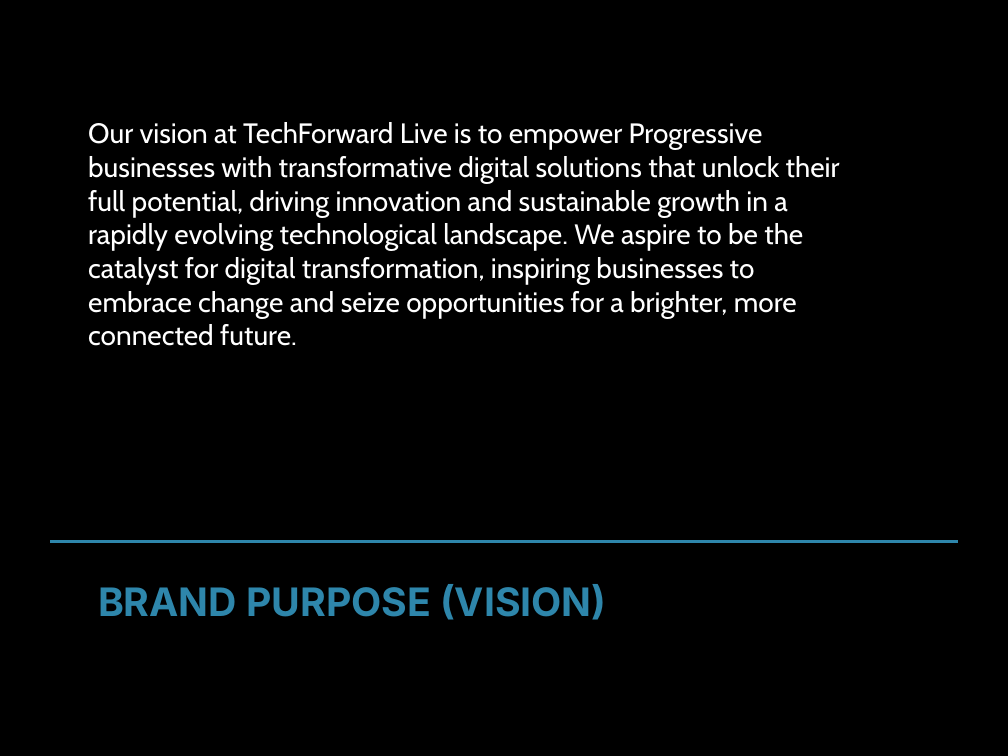
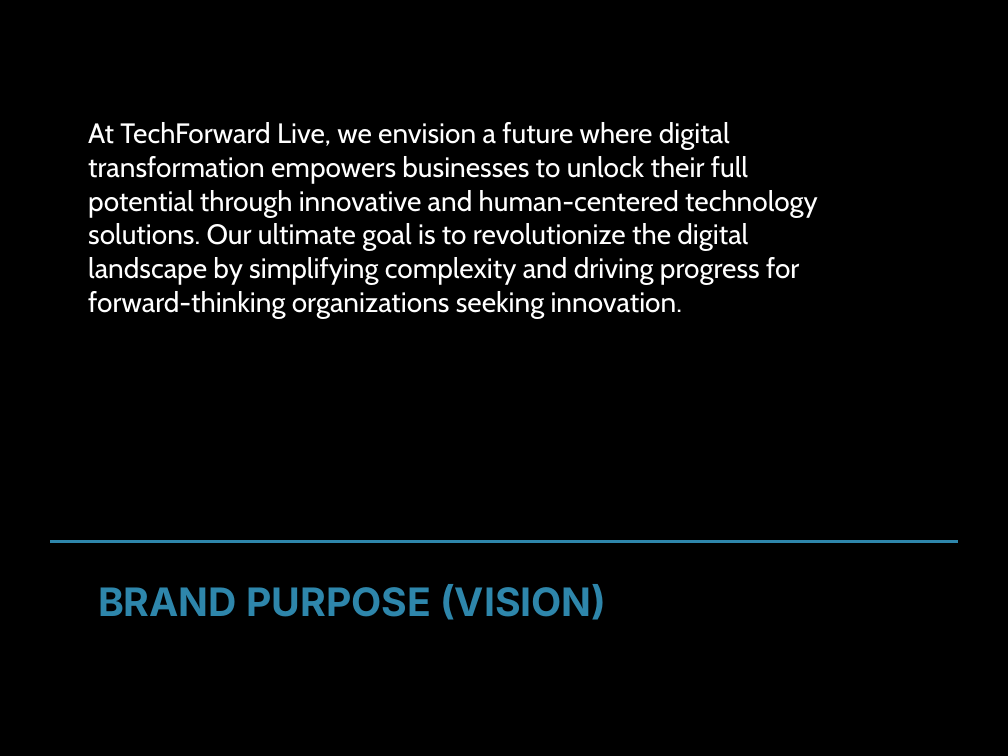
Before and after one commit to md-anas-sabah/brand_book_generator_crewai, a slide deck: slide 4 of output/techforward_live/techforward_live_enhanced_brand_book.pptx. Drawn at 1008x756 pixels with LibreOffice and Linux fonts; fonts in the diff are those of the drawing. Boxes give left, top, right and bottom in pixels: in the first picture for what was removed or moved away, otherwise in the second. Text is boxed around its words. In the diff, an @@ line names an element or a change of style, - is before the commit and + after.

```diff
--- a/output/techforward_live/techforward_live_enhanced_brand_book.pptx
+++ b/output/techforward_live/techforward_live_enhanced_brand_book.pptx
@@ text at bbox=[88, 122, 818, 318]: text changed @@
-Our vision at TechForward Live is to empower Progressive businesses with transformative digital solutions that unlock their full potential, driving innovation and sustainable growth in a rapidly evolving technological landscape. We aspire to be the catalyst for digital transformation, inspiring businesses to embrace change and seize opportunities for a brighter, more connected future.
+At TechForward Live, we envision a future where digital transformation empowers businesses to unlock their full potential through innovative and human-centered technology solutions. Our ultimate goal is to revolutionize the digital landscape by simplifying complexity and driving progress for forward-thinking organizations seeking innovation.
```
Also in this commit, not shown: 7 other slides changed, 1 slide added, 1 slide removed, 1 other file.
